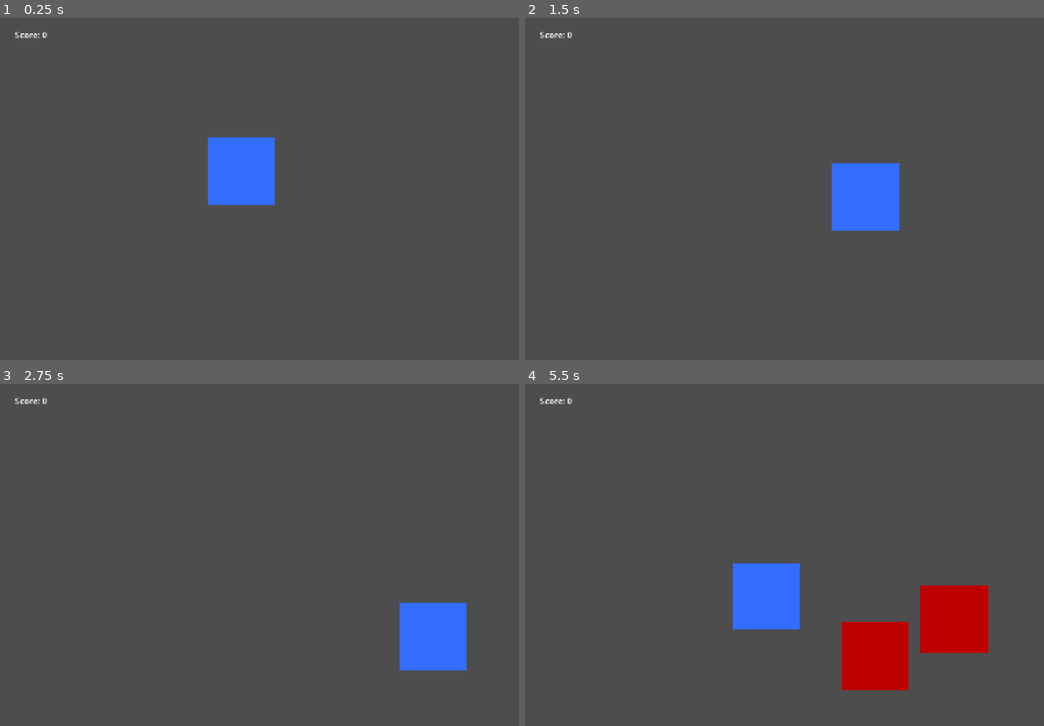
Above: before the commit, frames 1-4 (two rows, left to right).
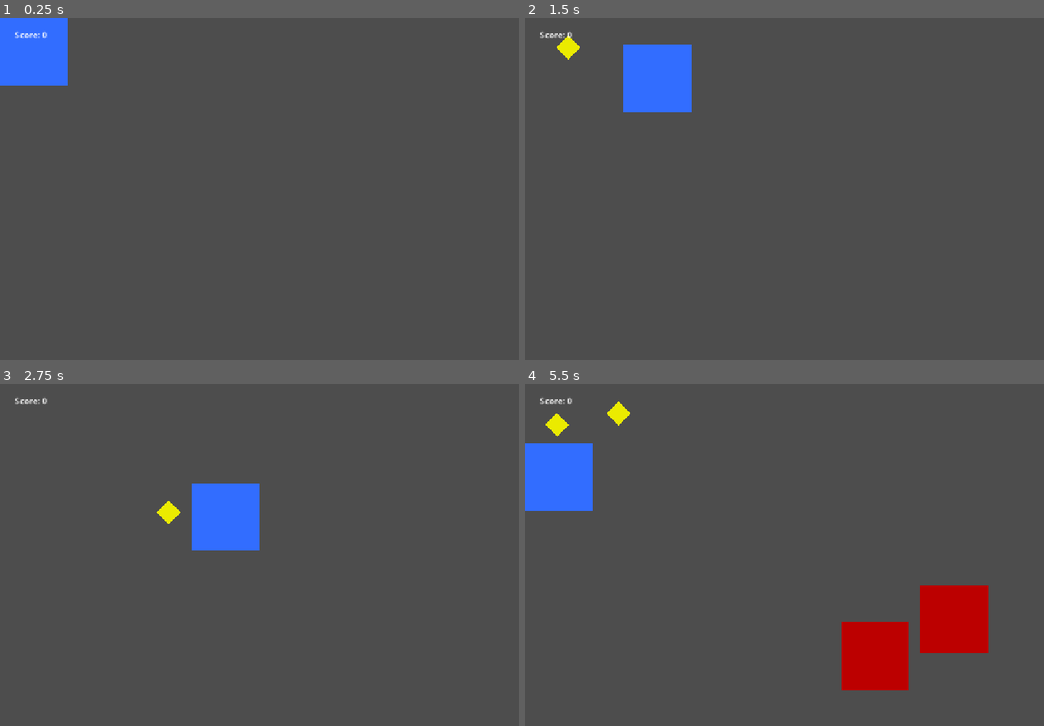
Above: after the commit, the same moments.

Repository: jv-porto12/arena-protocol
Game: Godot game, scene res://scenes/main/Main.tscn
Two runs of this game, one before a commit and one after it. Both use one fixed random seed, a clock stepped at 60 frames per second and the inputs below.
Inputs:
- Up to frame 1 (0.25 s): no input
- Up to frame 2 (1.5 s): tap Enter at 0.5 s; hold D (move_right) 0.53-1.28 s; tap Space (place_beacon) at 0.6 s; tap Y (redo_action) at 0.8, 1.35 s; hold S (move_down) from 1.28 s (still down)
- Up to frame 3 (2.75 s): tap Z (undo_action) at 1.55, 2.1 s; release S (move_down) at 2.03 s; hold D (move_right) from 2.03 s (still down); tap Space (place_beacon) at 2.3 s
- Up to frame 4 (5.5 s): release D (move_right) at 2.78 s; hold W (move_up) 2.78-3.53 s; tap Space (place_beacon) at 2.85, 4.55, 5.1 s; tap Y (redo_action) at 3.05, 3.6, 5.3 s; hold A (move_left) 3.53-5.03 s; tap Z (undo_action) at 3.8, 4.35 s; hold S (move_down) from 5.03 s (still down)

The runs differ from the first frame. In frame 1, 5.1% of the frame differs, in the area x 0-53%, y 0-55%; in frame 2, 5.4%; in frame 3, 5.3%; in frame 4, 5.4%, in the area x 0-53%, y 5-72%.

Commit message:
beacon placement functionality (command pattern)

Diff:
--- a/Beacon.tscn
+++ b/Beacon.tscn
@@ -1,9 +1,11 @@
 [gd_scene format=3 uid="uid://dpwglw0rgv1um"]
 
 [node name="Beacon" type="Node2D" unique_id=35326569]
+rotation = 0.7853982
+scale = Vector2(2, 2)
 
 [node name="Polygon2D" type="Polygon2D" parent="." unique_id=289733692]
-position = Vector2(-1, 1)
+position = Vector2(49.14393, -9.545944)
 scale = Vector2(2, 2)
 color = Color(0.9253379, 0.9253379, 3.080368e-06, 1)
 polygon = PackedVector2Array(-8.000002, 2.3841858e-07, -1.9073486e-06, 2.3841858e-07, 1.9073486e-06, 8, -8.000002, 8)
--- a/scenes/main/Main.tscn
+++ b/scenes/main/Main.tscn
@@ -3,6 +3,7 @@
 [ext_resource type="PackedScene" uid="uid://dvffnuhumcsre" path="res://scenes/player/player.tscn" id="1_nha0i"]
 [ext_resource type="Script" uid="uid://di02i36bouenl" path="res://scenes/main/main.gd" id="1_q24mn"]
 [ext_resource type="Script" uid="uid://ca76p4piawmx2" path="res://scripts/factories/EnemyFactory.gd" id="2_q24mn"]
+[ext_resource type="Script" uid="uid://gxoav2uto11s" path="res://scripts/managers/CommandManager.gd" id="4_gyg6b"]
 
 [node name="Main" type="Node2D" unique_id=319317457]
 script = ExtResource("1_q24mn")
@@ -26,3 +27,8 @@
 offset_right = 168.0
 offset_bottom = 43.0
 text = "Score: 0"
+
+[node name="Beacons" type="Node2D" parent="." unique_id=340116368]
+
+[node name="CommandManager" type="Node" parent="." unique_id=1035486088]
+script = ExtResource("4_gyg6b")
--- a/scenes/main/main.gd
+++ b/scenes/main/main.gd
@@ -1,7 +1,12 @@
 extends Node2D
 
+const PlaceBeaconCommand = preload("res://scripts/commands/PlaceBeaconCommand.gd")
+
+@onready var player = $Player
 @onready var enemy_factory = $EnemyFactory
 @onready var enemies = $Enemies
+@onready var beacons = $Beacons
+@onready var command_manager = $CommandManager
 @onready var spawn_timer = $SpawnTimer
 @onready var score_label = $HUD/ScoreLabel
 
@@ -17,6 +22,24 @@
 	spawn_timer.timeout.connect(
 		_on_spawn_timer_timeout
 	)
+
+func _process(delta: float) -> void:
+	if Input.is_action_just_pressed("place_beacon"):
+		place_beacon()
+
+	if Input.is_action_just_pressed("undo_action"):
+		command_manager.undo_command()
+
+	if Input.is_action_just_pressed("redo_action"):
+		command_manager.redo_command()
+
+func place_beacon() -> void:
+	var command = PlaceBeaconCommand.new(
+		beacons,
+		player.global_position
+	)
+
+	command_manager.execute_command(command)
 
 func _on_spawn_timer_timeout() -> void:
 	var enemy_types = [
--- a/scenes/player/player.tscn
+++ b/scenes/player/player.tscn
@@ -9,11 +9,11 @@
 script = ExtResource("1_8afob")
 
 [node name="Polygon2D" type="Polygon2D" parent="." unique_id=623969635]
-position = Vector2(521, 226)
+position = Vector2(128, 0)
 color = Color(0.19742912, 0.42848164, 1, 1)
 polygon = PackedVector2Array(-127.99998, 9.536743e-07, 2.2888184e-05, 9.536743e-07, 2.2888184e-05, 127.999985, -127.99998, 127.999985)
 uv = PackedVector2Array(-127.99998, 9.536743e-07, 2.2888184e-05, 9.536743e-07, 2.2888184e-05, 127.999985, -127.99998, 127.999985)
 
 [node name="CollisionShape2D" type="CollisionShape2D" parent="." unique_id=1945607170]
-position = Vector2(457, 290)
+position = Vector2(64, 64)
 shape = SubResource("RectangleShape2D_udn2f")
--- a/scripts/commands/PlaceBeaconCommand.gd
+++ b/scripts/commands/PlaceBeaconCommand.gd
@@ -15,7 +15,9 @@
 
 	beacon_parent.add_child(beacon_instance)
 
-	beacon_instance.global_position = beacon_position
+	beacon_instance.position = beacon_parent.to_local(
+		beacon_position
+	)
 
 func undo() -> void:
 	if is_instance_valid(beacon_instance):
